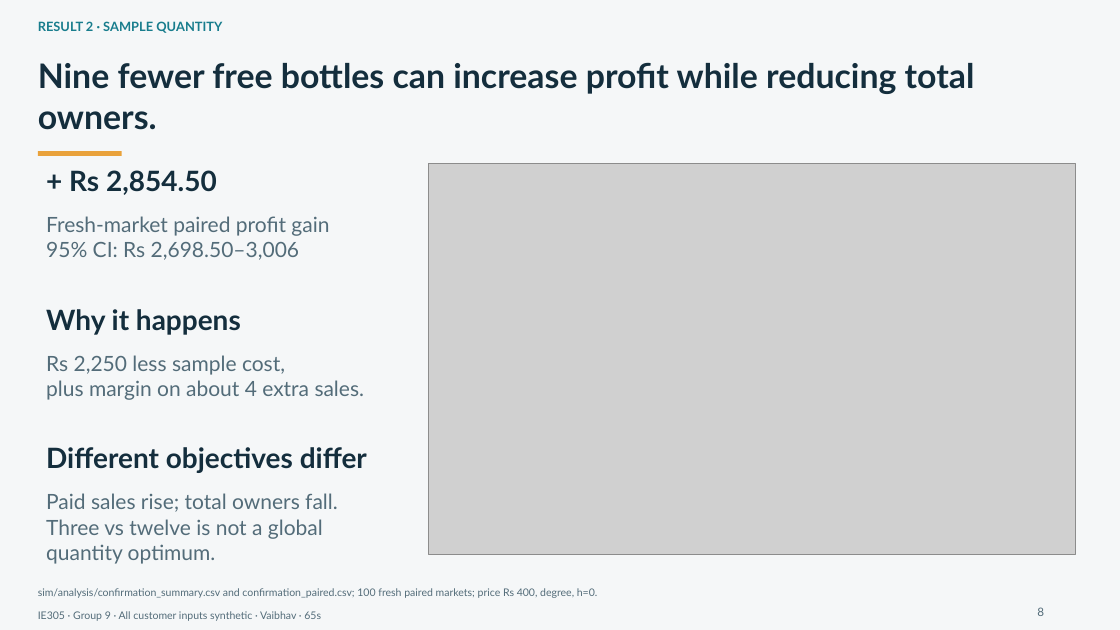
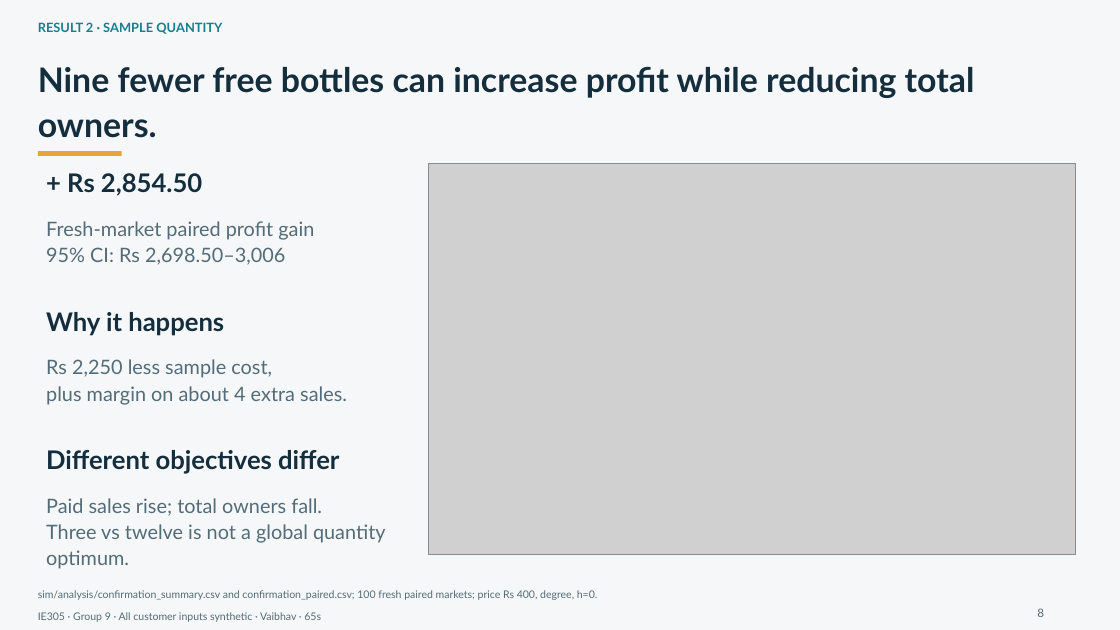
Before and after one commit to Mihir146/IE305_Social_Polarization_Group09, a slide deck: slide 8 of handoff_output/product_launch/Campus_Product_Launch.pptx. Drawn at 1120x630 pixels with LibreOffice and Linux fonts; fonts in the diff are those of the drawing; grey boxes stand for pictures. Boxes give left, top, right and bottom in pixels: in the first picture for what was removed or moved away, otherwise in the second. Text is boxed around its words. In the diff, an @@ line names an element or a change of style, - is before the commit and + after.

```diff
--- a/handoff_output/product_launch/Campus_Product_Launch.pptx
+++ b/handoff_output/product_launch/Campus_Product_Launch.pptx
@@ text "Nine fewer free bottles can ..." at box(38, 67, 975, 138): line spacing 1 to 1.1 @@
@@ size 24 to 22 pt; line spacing 1 to 1.1 in 3 elements at box(67, 173, 202, 196), box(46, 312, 224, 336), box(46, 450, 339, 474) @@
@@ size 18 to 17 pt; line spacing 1 to 1.1 in 3 elements at box(46, 221, 314, 265), box(46, 359, 347, 405), box(46, 498, 386, 569) @@
@@ text "sim/analysis/confirmation_summary.csv and confirmation_paire ..." at box(38, 590, 598, 600): line spacing 1 to 1.1 @@
```
Also in this commit, not shown: 15 other slides changed, 47 other files.
